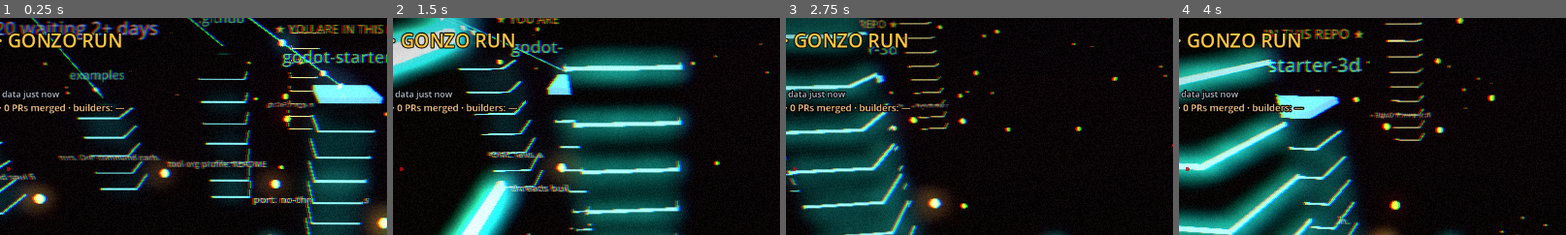
Above: before the commit, frames 1-4 (left to right).
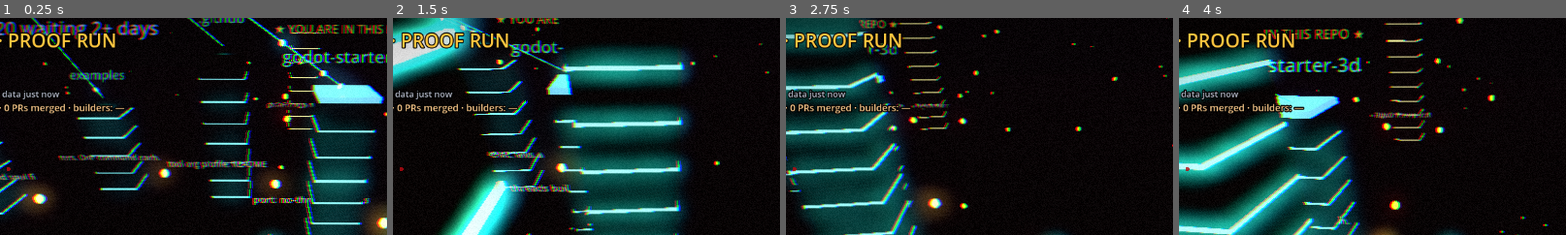
Above: after the commit, the same moments.

Repository: Meshtool/godot-starter-3d
Game: Godot game, scene res://main.tscn
Same seed, same stepped clock (60 frames per second), same inputs: the game is played once before the commit and once after it.
Inputs:
- Up to frame 1 (0.25 s): no input
- Up to frame 2 (1.5 s): tap Enter at 0.5, 1.35 s; hold D (mv_right) 0.53-1.28 s; hold E (open_repo) 0.53-1.28 s; tap Space (mv_jump) at 0.77 s; hold S (mv_back) from 1.28 s (still down)
- Up to frame 3 (2.75 s): tap Space (mv_jump) at 1.52 s; release S (mv_back) at 2.03 s; hold D (mv_right) from 2.03 s (still down); hold E (open_repo) from 2.03 s (still down)
- Up to frame 4 (4 s): release D (mv_right) at 2.78 s; release E (open_repo) at 2.78 s; hold W (mv_fwd) 2.78-3.53 s; tap Enter at 2.85 s; tap Space (mv_jump) at 3.02, 3.77 s; hold A (mv_left) from 3.53 s (still down); hold E (open_repo) from 3.53 s (still down)
The pictures show only the part of the screen within x 15-65%, y 0-50%; the shares and areas given below are measured in that part.

The runs differ from the first frame. In frame 1, 1.4% of the frame differs, in the area x 2-32%, y 6-15%; in frame 2, 1.7%; in frame 3, 1.5%; in frame 4, 1.4%.

Commit message:
Slogan 'Every run, proven.' + rename to Mesh City: Proof Run
New headers and YouTube banner carry the slogan. README, in-game HUD title
and project name drop 'Gonzo Run' (out with the old).

Co-Authored-By: Claude Opus 5.5 <noreply@anthropic.com>
Claude-Session: https://claude.ai/code/session_01MgNxVVeZvESweNXSSkawdT

Diff:
--- a/main.gd
+++ b/main.gd
@@ -1,5 +1,5 @@
 extends Node3D
-## MESH CITY · GONZO RUN — a fever-dream drive down the repo strip.
+## MESH CITY · PROOF RUN — every run, proven. A drive down the repo strip.
 ## Ink splatter, acid neon, and a fever that climbs with every orb.
 ## Each public repo is a tower: height = size, glow = how recently it was pushed,
 ## orbs = open issues/PRs (+1 per repo). Collect every orb to sync the estate.
@@ -840,7 +840,7 @@
 	var ui := CanvasLayer.new()
 	add_child(ui)
 
-	hud_title = _label("MESH CITY · GONZO RUN", 28, GOLD)
+	hud_title = _label("MESH CITY · PROOF RUN", 28, GOLD)
 	hud_title.position = Vector2(20, 14)
 	ui.add_child(hud_title)
 	hud_count = _label("", 20, TURQ)
--- a/project.godot
+++ b/project.godot
@@ -3,7 +3,7 @@
 
 [application]
 
-config/name="Godot Starter 3D"
+config/name="Mesh City: Proof Run"
 run/main_scene="res://main.tscn"
 config/features=PackedStringArray("4.3")
 
Binary file changed: brand/header-1500x500.png
Binary file changed: brand/header-3000x1000.png
Binary file changed: brand/youtube-banner-2560x1440.png
